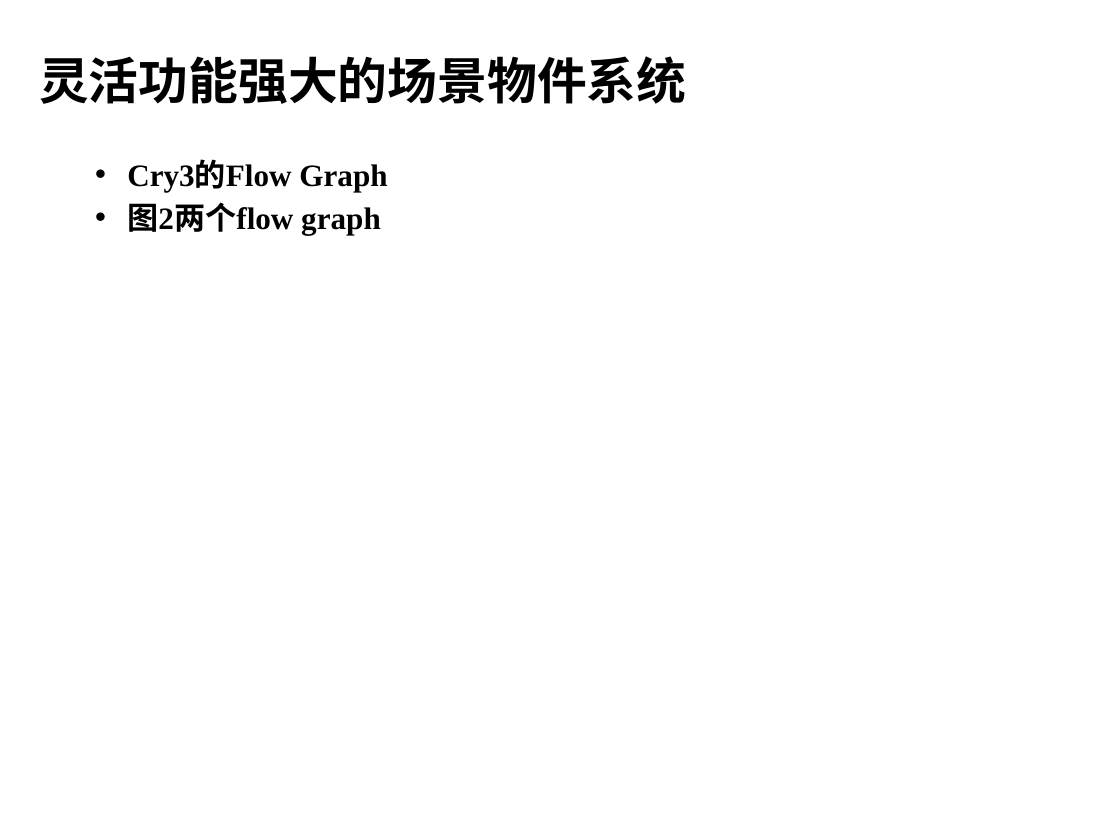
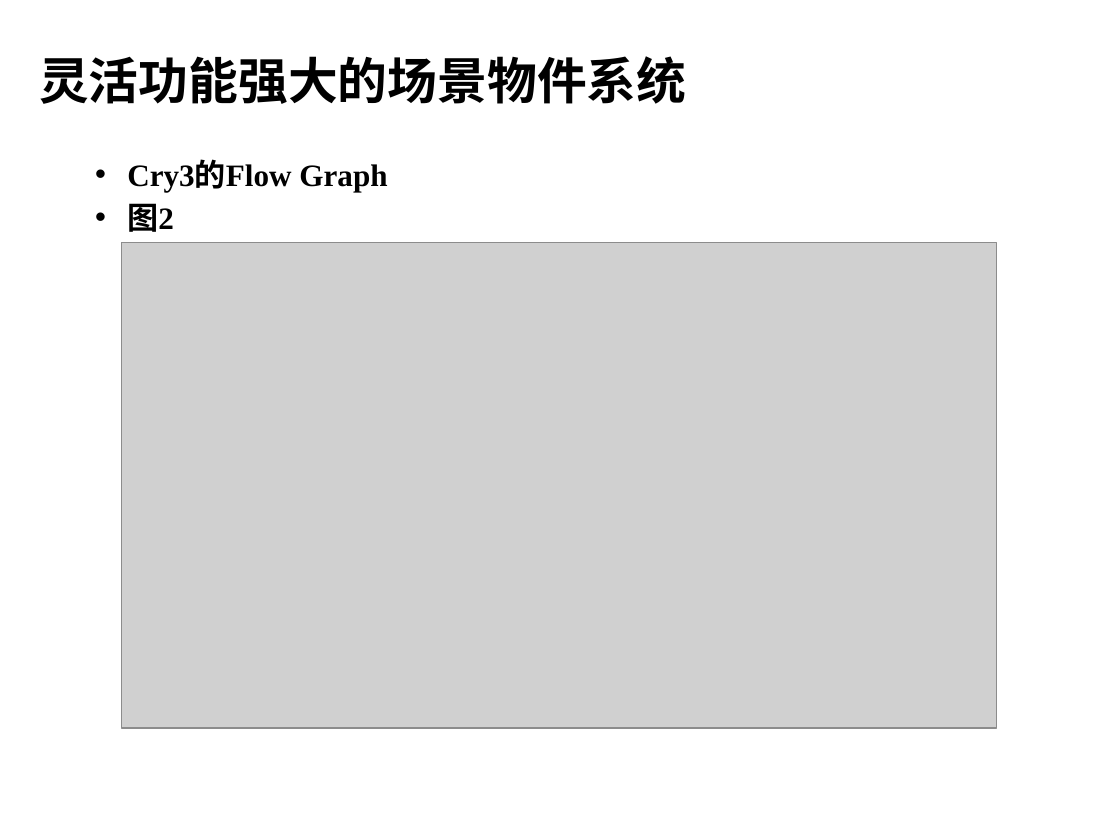
Before and after one commit to henryfung01/StreetFighter, a slide deck: slide 7 of Doc/whitebai.pptx. Drawn at 1120x840 pixels with LibreOffice and Linux fonts; fonts in the diff are those of the drawing; grey boxes stand for pictures; background and template pictures are left out. Boxes give left, top, right and bottom in pixels: in the first picture for what was removed or moved away, otherwise in the second. Text is boxed around its words. In the diff, an @@ line names an element or a change of style, - is before the commit and + after.

```diff
--- a/Doc/whitebai.pptx
+++ b/Doc/whitebai.pptx
@@ text at bbox=[127, 203, 174, 232]: text changed @@
-• 图2两个flow graph
+• 图2
@@ picture added at bbox=[121, 243, 997, 728] @@
```
Also in this commit, not shown: 3 other slides changed, 5 slides added.
